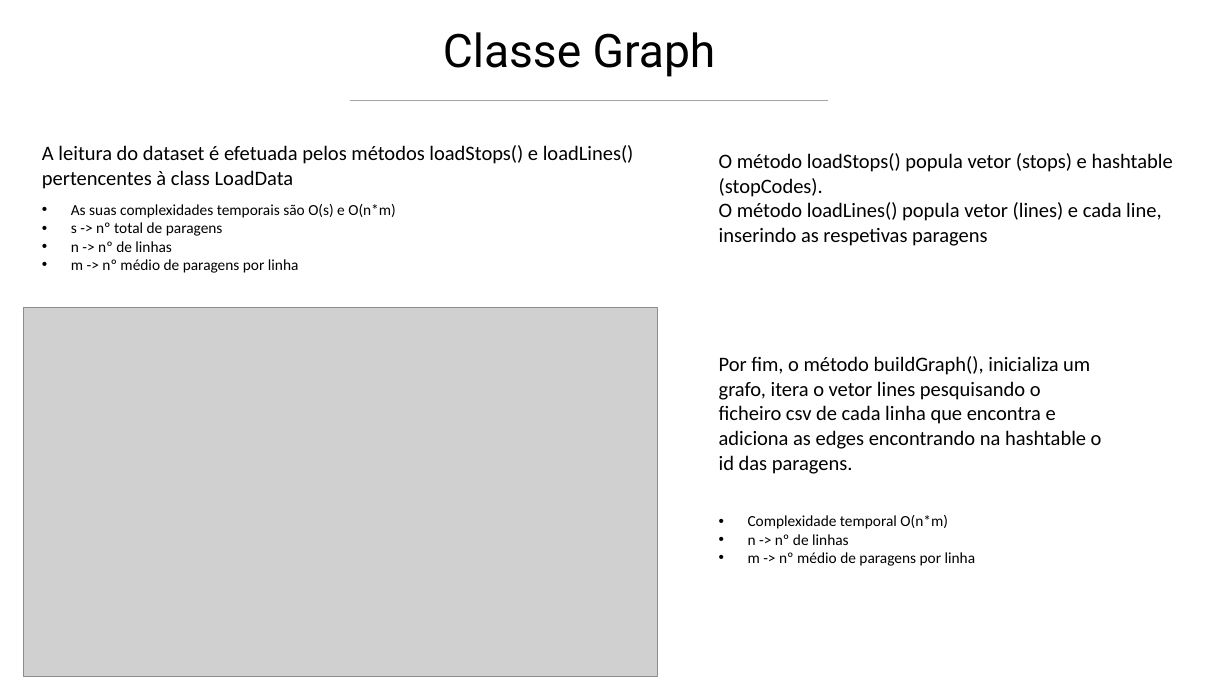
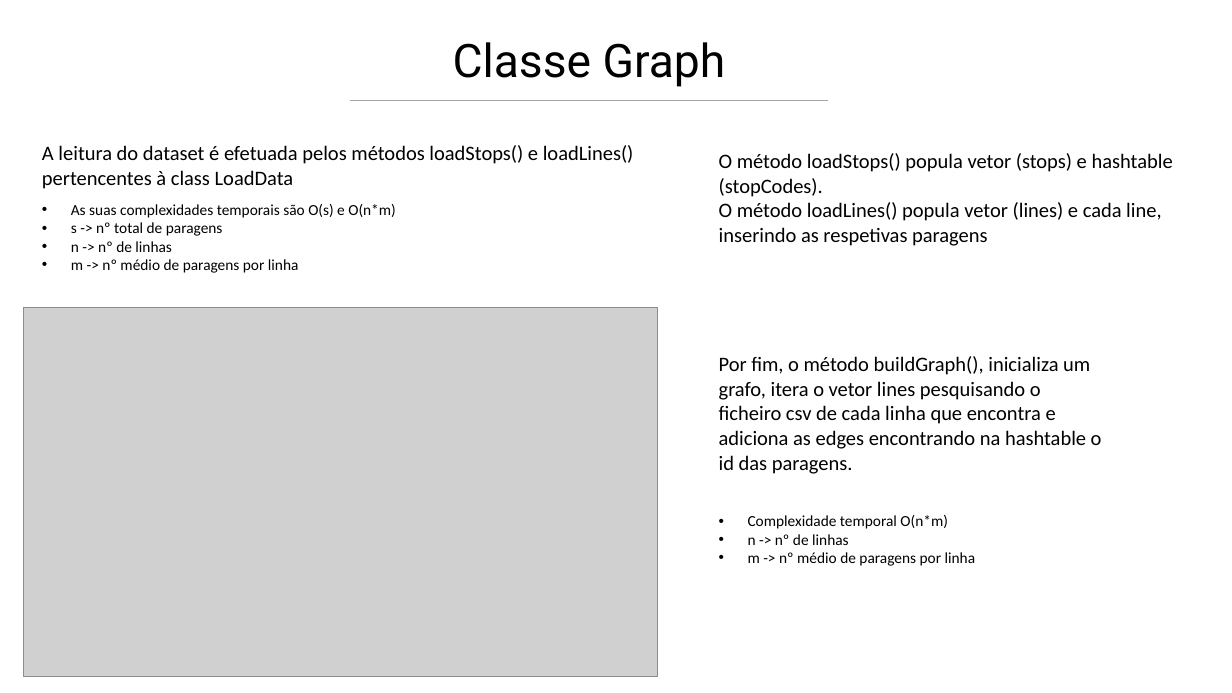
Before and after one commit to diogocosta876/AED-TransportesPublicosPorto, a slide deck: slide 4 of AED - STCP G10.pptx. Drawn at 1232x693 pixels with LibreOffice and Linux fonts; fonts in the diff are those of the drawing; grey boxes stand for pictures. Boxes give left, top, right and bottom in pixels: in the first picture for what was removed or moved away, otherwise in the second. Text is boxed around its words. In the diff, an @@ line names an element or a change of style, - is before the commit and + after.

```diff
--- a/AED - STCP G10.pptx
+++ b/AED - STCP G10.pptx
@@ text "Classe Graph": place and size @@
-text "Classe Graph" at [443, 32, 716, 77]
+text "Classe Graph" at [453, 42, 726, 87]
```
Also in this commit, not shown: 8 other slides changed, 2 other files.
